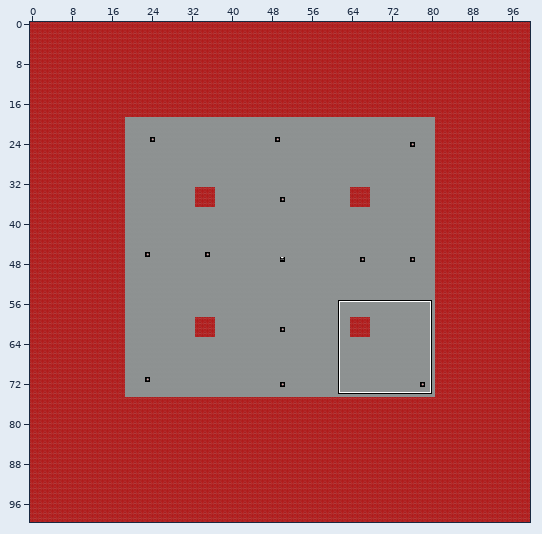
An edit to a level. Tiled map, Android/assets/data/levelsurvival.tmx. The picture above shows the old version from afar; the outline marks the close-up.
Close-up. Before:
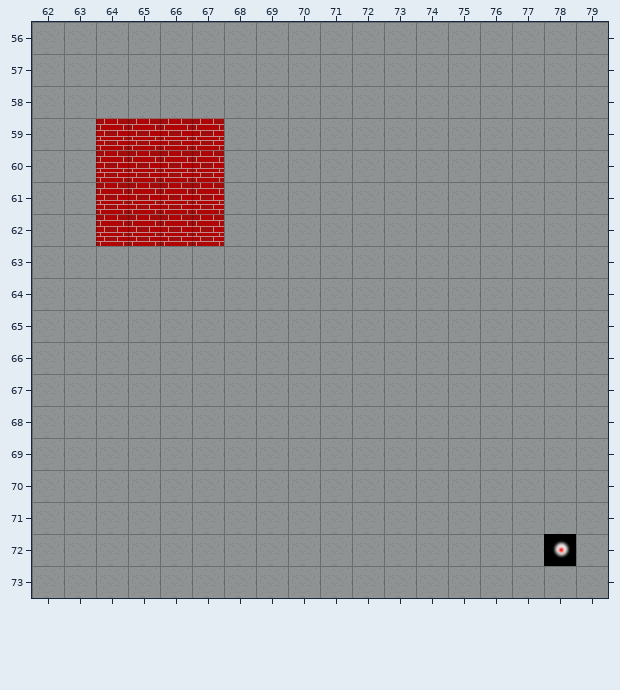
Cells are 32x32 px. Shown: x 62..79, y 56..73. The commit also changed other parts of the map, which this record leaves out.
After the commit:
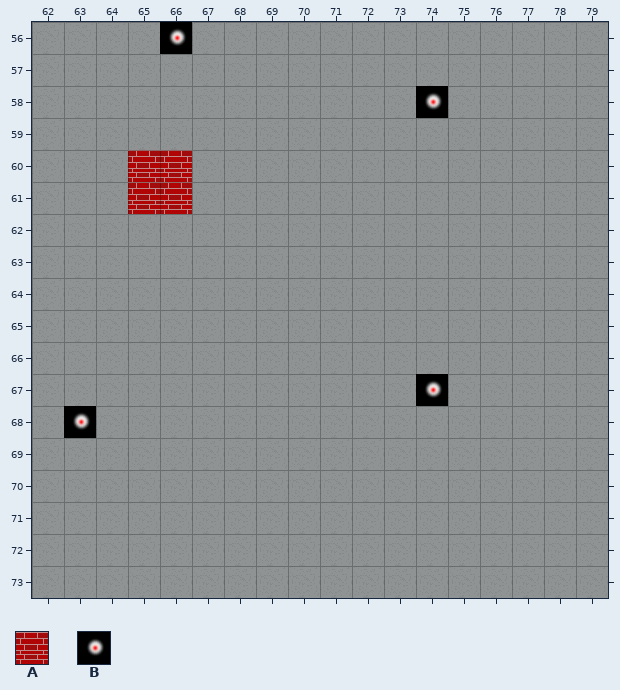
Key: from "main": A 2, B 9.
_ is an empty cell.
Objects are placed by their top-left corner, in cells (3,4 is the top-left corner of cell 3,4); size is 1x1 cell unless given.
Tiles replaced or removed in this view: A.
Edits made:
Changed rows in their new state; . is an unchanged cell.
Layer "walls":
first column x 64:
59 ____
60 _.._
61 _.._
62 ____
Layer "actors":
changed: B "dummy" at 78,72 -> outside this view
added: B "dummy" at 66,56
added: B "dummy" at 74,58
added: B "dummy" at 74,67
added: B "dummy" at 63,68
Boxes around the changes in both close-ups, in picture pixels (x1, y1, x2, y2):
added: (160, 22, 192, 54)
added: (416, 86, 448, 118)
removed: (96, 118, 224, 246)
added: (416, 374, 448, 406)
added: (64, 406, 96, 438)
old place: (544, 534, 576, 566)
